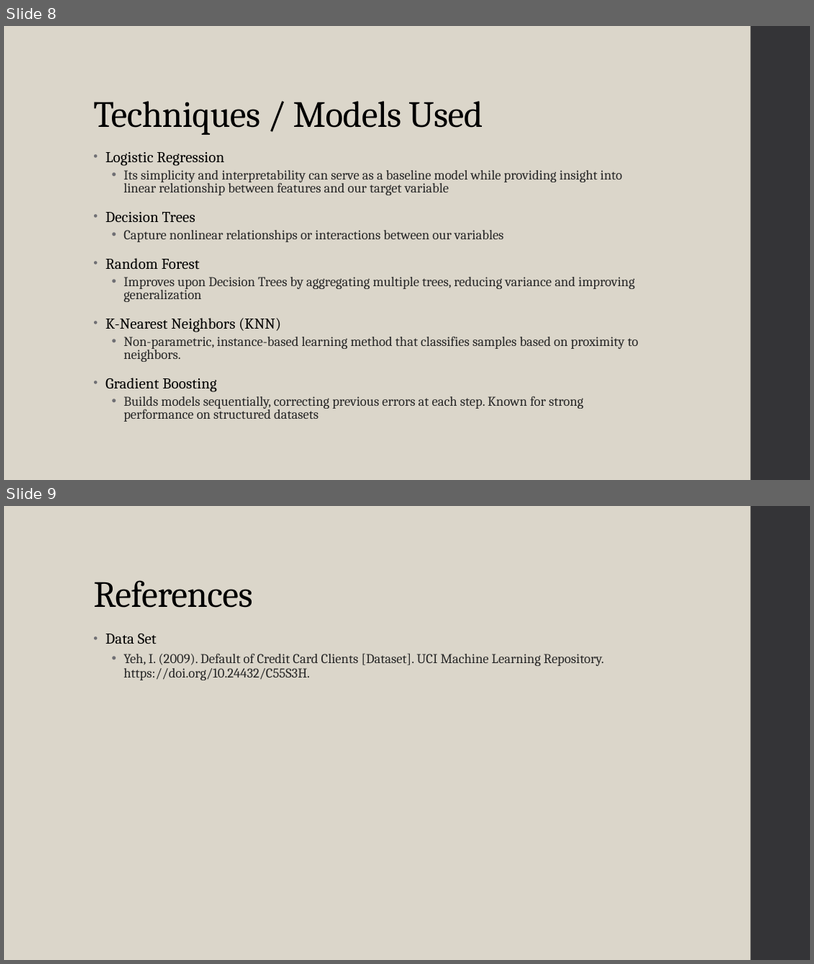
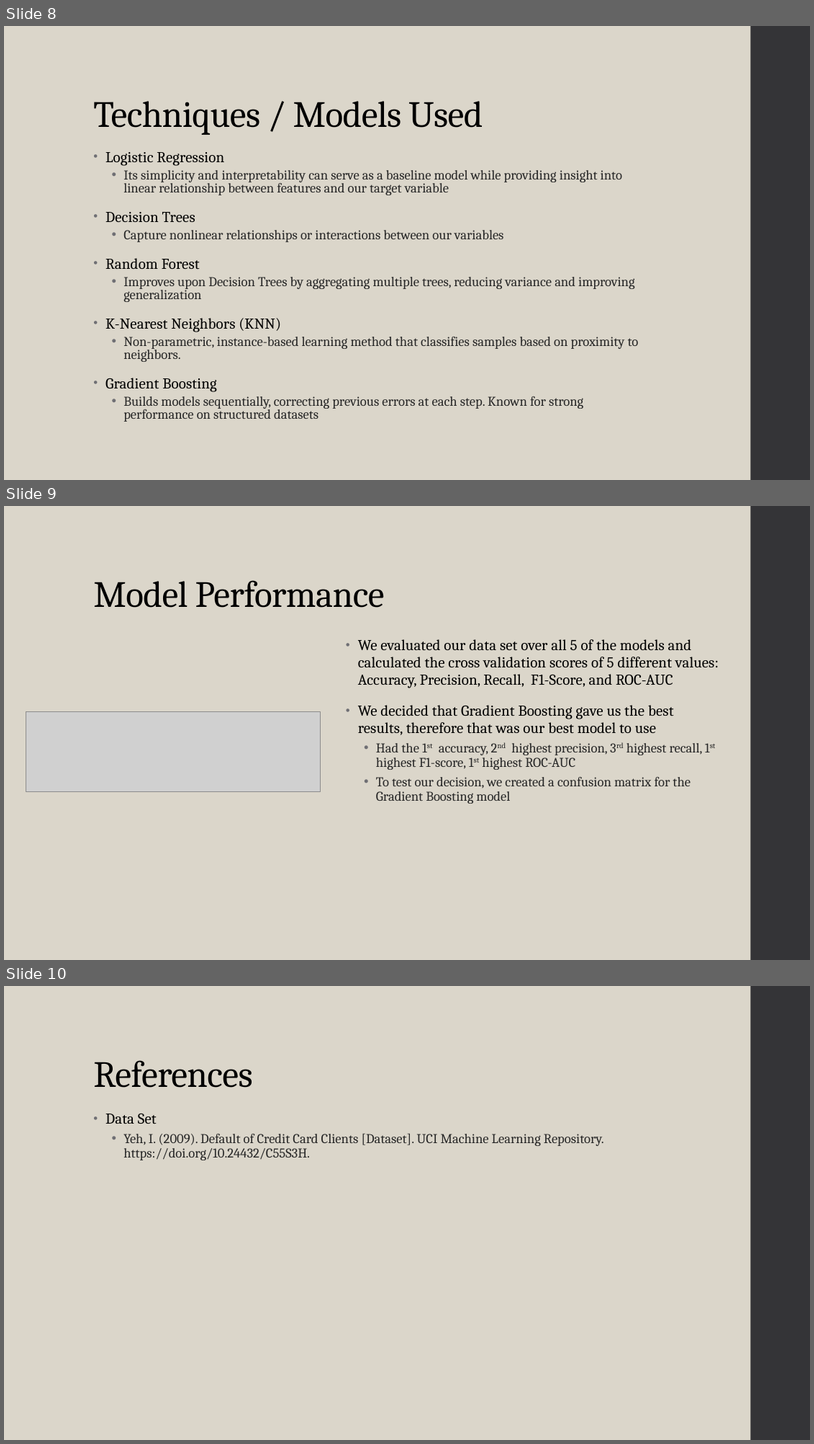
Before and after one commit to ryanadolph7/csci347_data_mining, a slide deck: final_presentation.pptx. Shown one above the other, each under a label of ours: slides 8 and 9 before the commit, slides 8, 9 and 10 after it. The pictures are 814x964 and 814x1444 pixels, drawn with LibreOffice and Linux fonts; fonts in the diff are those of the drawing; grey boxes stand for pictures. Boxes give left, top, right and bottom in pixels: in the first picture for what was removed or moved away, otherwise in the second. Text is boxed around its words. In the diff, an @@ line names an element or a change of style, - is before the commit and + after.

Commit message:
added anothe slide to the presentation

```diff
--- a/final_presentation.pptx
+++ b/final_presentation.pptx
@@ slide 9 added at (x1=4, y1=506, x2=810, y2=960), background #DCD7CC; not listed: 1 template element that a slide beside it also shows @@
@@ title added at (x1=93, y1=580, x2=385, y2=608), 44 pt, text #000000 @@
+Model Performance
@@ text added at (x1=358, y1=639, x2=719, y2=803), 18 pt, text #000000 @@
+• We evaluated our data set over all 5 of the models and calculated the cross validation scores of 5 different values: Accuracy, Precision, Recall, F1-Score, and ROC-AUC
+• We decided that Gradient Boosting gave us the best results, therefore that was our best model to use
+  • Had the 1st accuracy, 2nd highest precision, 3rd highest recall, 1st highest F1-score, 1st highest ROC-AUC
+  • To test our decision, we created a confusion matrix for the Gradient Boosting model
@@ picture added at (x1=26, y1=712, x2=321, y2=792) @@
@@ what was slide 9 is now slide 10 @@
```
Also in this commit, not shown: 1 other file.
